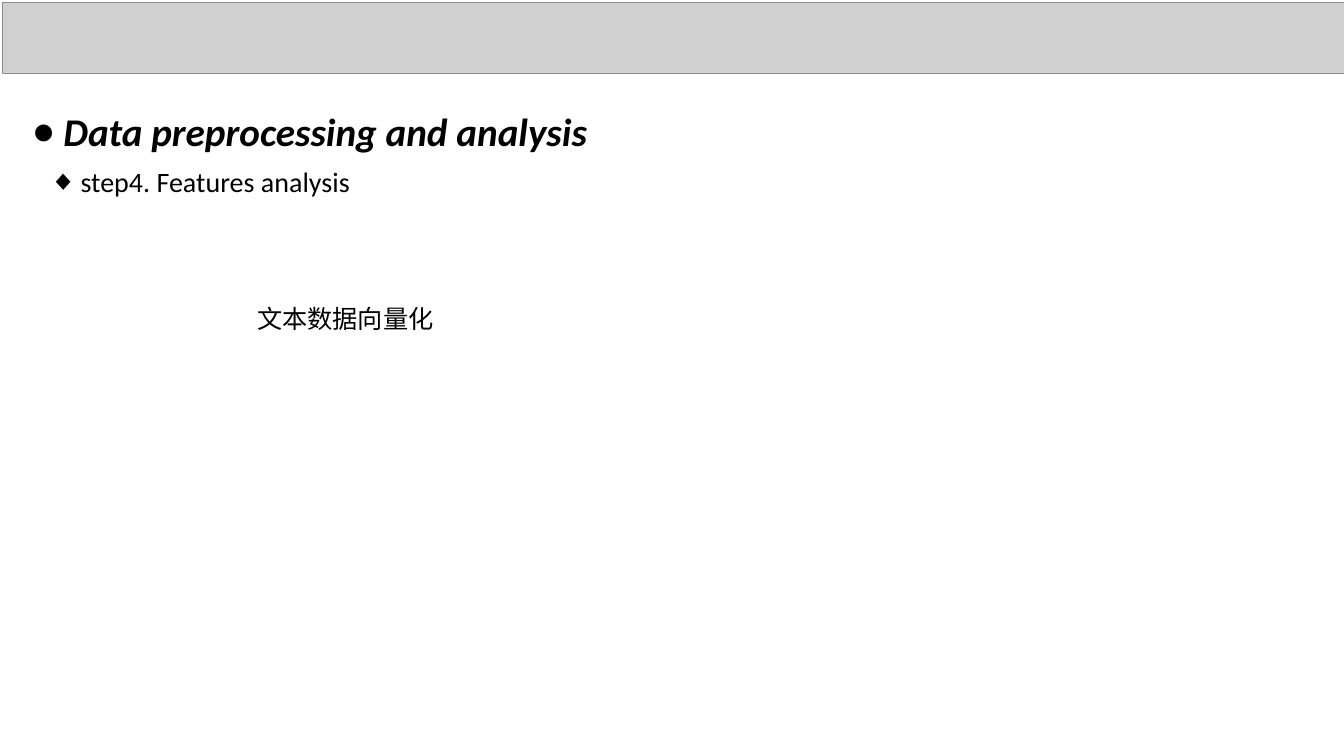
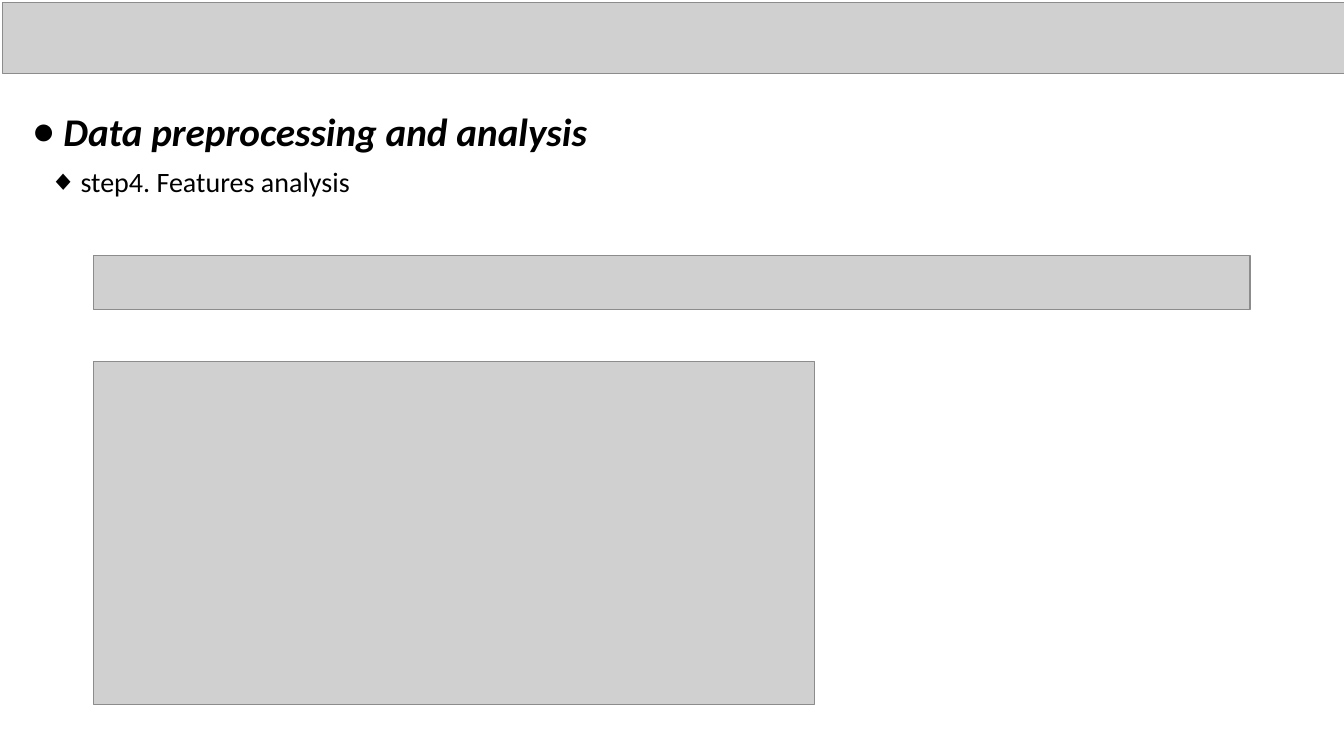
Before and after one commit to CELTIANqzq/bdp, a slide deck: slide 6 of Progress Report.pptx. Drawn at 1344x756 pixels with LibreOffice and Linux fonts; fonts in the diff are those of the drawing; grey boxes stand for pictures. Boxes give left, top, right and bottom in pixels: in the first picture for what was removed or moved away, otherwise in the second. Text is boxed around its words. In the diff, an @@ line names an element or a change of style, - is before the commit and + after.

Commit message:
PPT

```diff
--- a/Progress Report.pptx
+++ b/Progress Report.pptx
@@ picture added at (94, 256, 1250, 311) @@
@@ text removed at (257, 306, 433, 330) @@
-文本数据向量化
@@ picture added at (94, 362, 815, 705) @@
```
Also in this commit, not shown: 1 other slide changed.
